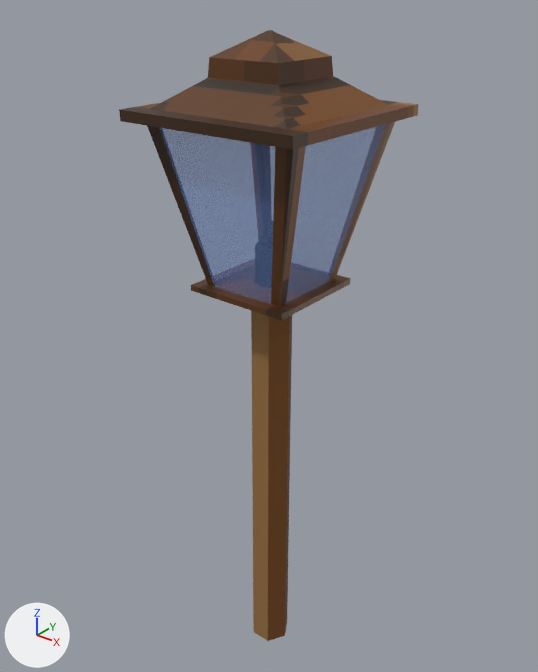
What one commit did to the glTF model Redist/Models/3dmodels/lamp_post_889x08.gltf.
Both versions are drawn from a 50 mm lens placed at (4.5, -5.68, 7.81), pointed at (-0.18, 0.17, 4.18). The lights are fixed; the arrows at lower left show +X, +Y and +Z. The first picture is the older version. Where no turn or scale is listed for an object, it has been applied to the vertices.

The scene before the commit, as lines of its bpy script (objects in view):
```python
mat_glass = principled_material('glass')
mat_glass.base_color = (0.191, 0.365, 0.857)  # blue #79a3ee
mat_glass.alpha = 0.373
me_cylinder_007 = bpy.data.meshes.new('Cylinder.007')
me_cylinder_007.from_pydata(...)  # 171 vertices, 284 faces; spans x -1.01..0.99, y -1.0..1.0, z 0.0..7.35
# faces by material slot: [276, 8]
me_cylinder_007.materials.append(mat_material_001)  # picture img_889lamp_post
me_cylinder_007.materials.append(mat_glass)  # blue #79a3ee
ob_lamp_post_889x08 = bpy.data.objects.new('lamp_post_889x08', me_cylinder_007)
ob_lamp_post_889x08.location = (0.0, 0.0, 0.0)
```
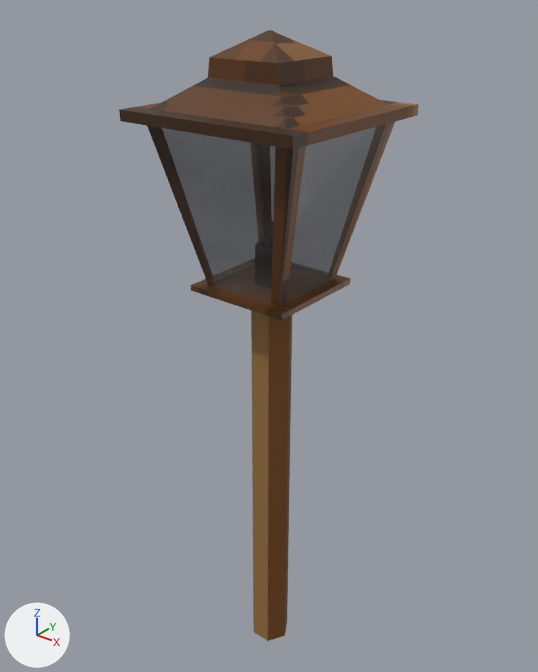
Location of each change, (x1, y1, x2, y2) in pixels of the pictures (538 x 672 px):
'lamp_post_889x08', surface changed (blue to grey)
    both: (157, 122, 388, 311)

Patch to the scene script:
```diff
--- a/Redist/Models/3dmodels/lamp_post_889x08.gltf.py
+++ b/Redist/Models/3dmodels/lamp_post_889x08.gltf.py
@@ mat_glass @@
 n0 = _N.new('ShaderNodeBsdfPrincipled'); n0.name = 'Principled BSDF'
-n0.inputs[0].default_value = (0.191, 0.365, 0.857, 1.0)  # 'Base Color', blue #79a3ee
-n0.inputs[4].default_value = 0.373  # 'Alpha'
 n1 = _N.new('ShaderNodeOutputMaterial'); n1.name = 'Material Output'
+n2 = _N.new('ShaderNodeMath'); n2.name = 'Math'
+n2.operation = 'MULTIPLY'
+n2.inputs[1].default_value = 0.527  # 'Value'
+n3 = _N.new('ShaderNodeTexImage'); n3.name = 'Image Texture'
+n3.image = img_889lamp_post
+n3.interpolation = 'Closest'
 _L.new(n0.outputs[0], n1.inputs[0])  # 'BSDF' to 'Surface'
+_L.new(n2.outputs[0], n0.inputs[4])  # 'Value' to 'Alpha'
+_L.new(n3.outputs[0], n0.inputs[0])  # 'Color' to 'Base Color'
+_L.new(n3.outputs[1], n2.inputs[0])  # 'Alpha' to 'Value'
```
